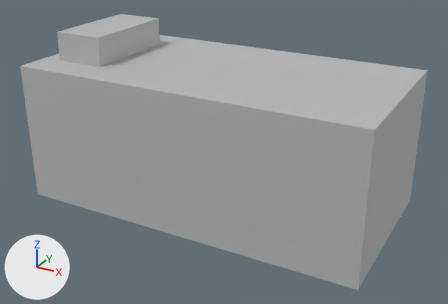
What one commit did to the FBX model Assets/Models/Interactuables/Altar.fbx.
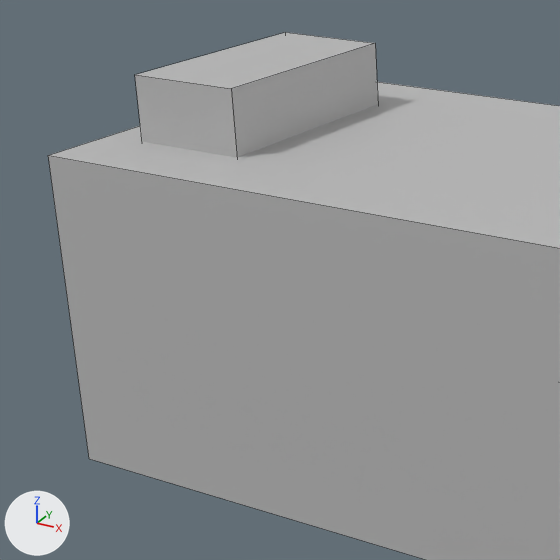
Each version is shown whole from a camera (50 mm lens) standing at (0.0201, -0.0362, 0.0212) and looking at (0.0006, -0.0007, 0.0035), then close up on the part from 0% to 53% of the width and 0% to 78% of the height. Every picture has the same lights, and +X, +Y and +Z are marked at lower left. The close-ups show mesh edges as thin lines. Where no turn or scale is listed for an object, it has been applied to the vertices.

Objects in the first close-up: 'Altar'.
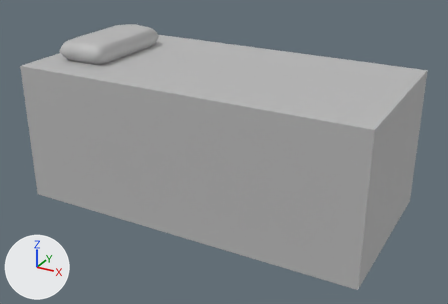
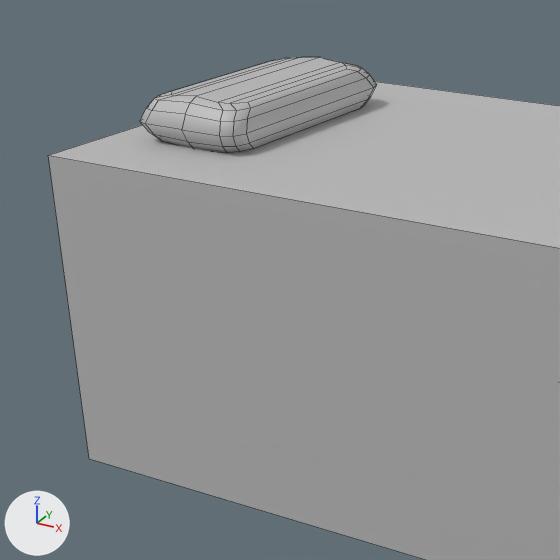
Location of each change, (x1, y1, x2, y2) in pixels of the close-ups (560 x 560 px):
'Altar', reshaped: before (48, 32, 560, 560); after (48, 57, 560, 560)
part 1 of me_mesh, rebuilt (24% shorter): before (135, 32, 378, 158); after (140, 57, 377, 153)

The change, as a list of edits to the scene's bpy script:
```text
Change me_mesh:
    used by ob_altar; location = (0.0, 0.0, 0.0)
    remove me_mesh.from_pydata(...)  # 16 vertices, 12 faces; spans x -0.0125..0.0125, y -0.0063..0.0063, z -0.0006..0.0114
    add me_mesh.from_pydata(...)  # 106 vertices, 95 faces; spans x -0.0125..0.0125, y -0.0063..0.0062, z -0.0006..0.0108
    me_mesh part 1: the loose piece of 8 vertices spanning x -0.0111..-0.0075, y -0.0038..0.0035, z 0.0093..0.0114 is rebuilt with 98 vertices and now spans x -0.0113..-0.0074, y -0.004..0.0037, z 0.0092..0.0108
    me_mesh part 2: the surface is now shaded smooth
```
